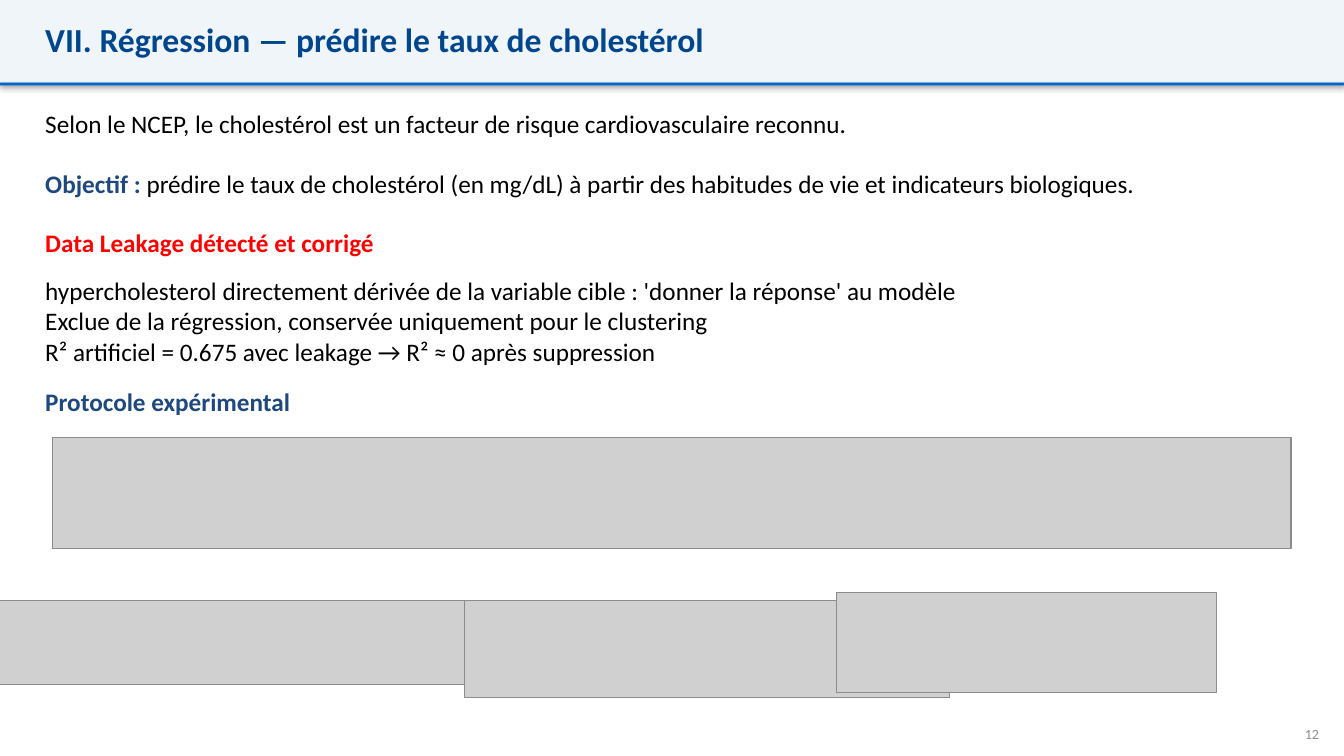
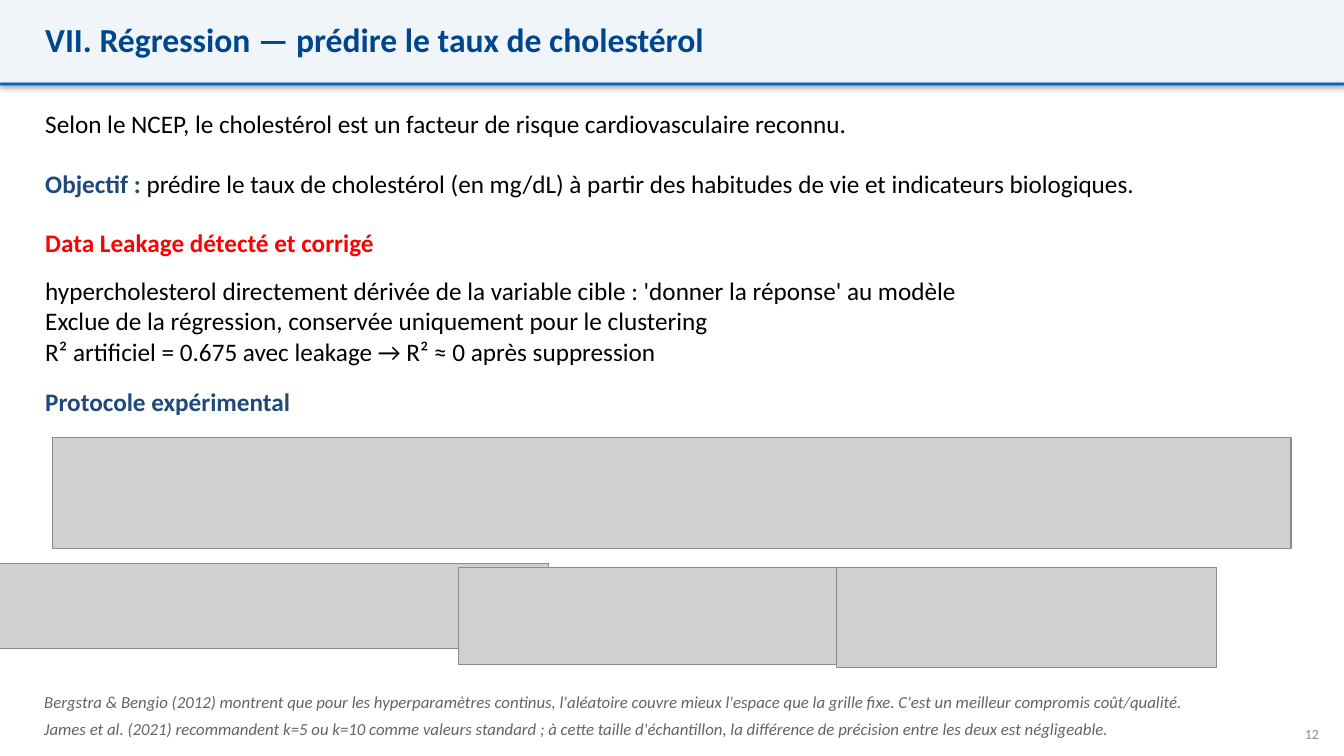
Before and after one commit to mahamatarda/Memoire-S2, a slide deck: slide 16 of Support Mahamat - Memoire.pptx. Drawn at 1344x756 pixels with LibreOffice and Linux fonts; fonts in the diff are those of the drawing; grey boxes stand for pictures. Boxes give left, top, right and bottom in pixels: in the first picture for what was removed or moved away, otherwise in the second. Text is boxed around its words. In the diff, an @@ line names an element or a change of style, - is before the commit and + after.

```diff
--- a/Support Mahamat - Memoire.pptx
+++ b/Support Mahamat - Memoire.pptx
@@ picture: place and size @@
-picture at <box>0,601,548,686</box>
+picture at <box>0,564,548,648</box>
@@ picture: place and size @@
-picture at <box>465,601,950,698</box>
+picture at <box>459,568,944,664</box>
@@ picture: place and size @@
-picture at <box>837,593,1217,693</box>
+picture at <box>837,568,1217,667</box>
@@ text added at <box>44,696,1181,711</box>, 12 pt, text #646464, italic @@
+Bergstra & Bengio (2012) montrent que pour les hyperparamètres continus, l'aléatoire couvre mieux l'espace que la grille fixe. C'est un meilleur compromis coût/qualité.
@@ text added at <box>44,723,1108,738</box>, 12 pt, text #646464, italic @@
+James et al. (2021) recommandent k=5 ou k=10 comme valeurs standard ; à cette taille d'échantillon, la différence de précision entre les deux est négligeable.
```
Also in this commit, not shown: 5 other slides changed, 6 other files.
